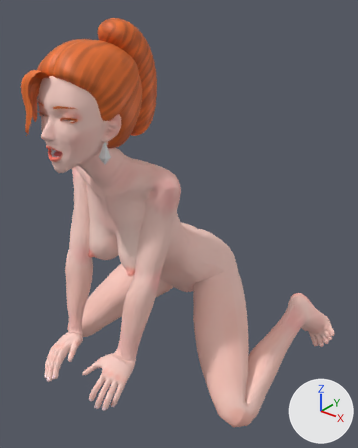
An edit to the glTF model tests/bin/models/std_female/std_female_animation.gltf, drawn before and after from the same camera.
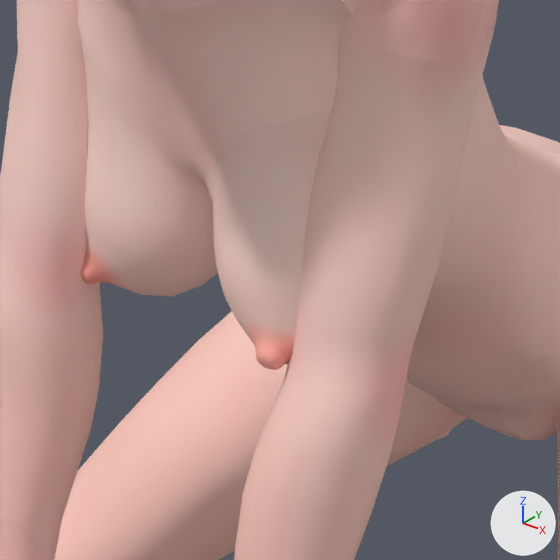
Each version is shown whole from a 50 mm camera at (0.805, -1.145, 1.709) aimed at (0.029, -0.174, 1.107), then close up on the part from 20% to 54% of the width and 43% to 71% of the height. The axes (+X, +Y, +Z) are drawn at lower right. The lights are the same throughout. Both versions are drawn at frame 181 of the action 'Female.CowGirl.Cum'; the numbers are the values there.

The first close-up shows 'Turso.MP'.
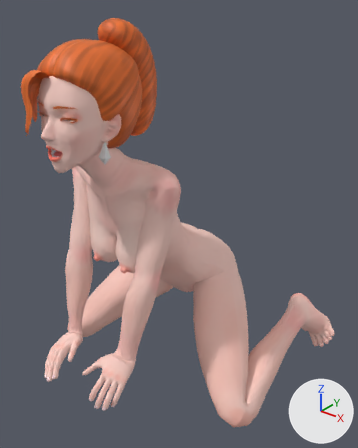
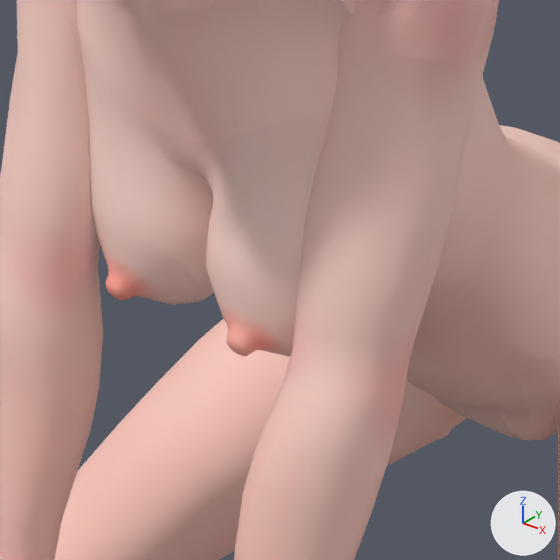
Location of each change, [x1, y1, x2, y2] in pixels of the close-ups (560 x 560 px):
'Turso.MP', posed: [0, 0, 560, 560] in both
bone 'breast.L', root to tip: before (330, 199) to (287, 422); after (324, 196) to (249, 404)
bone 'breast.R', root to tip: before (176, 138) to (88, 323); after (182, 140) to (128, 346)

The change in detail:
Bone 'breast.L' (bone_breast_l) moves from (0.0, 0.0, 0.0) to (0.004, -0.002, 0.0).
Bone 'breast.L' (bone_breast_l) turns from (5, 0, -12) to (5, 1, -24) degrees about its own x, y and z.
Bone 'breast.R' (bone_breast_r) moves from (0.0, 0.0, 0.0) to (-0.004, -0.002, 0.0).
Bone 'breast.R' (bone_breast_r) turns from (5, 0, 7) to (5, -1, 21) degrees about its own x, y and z.
